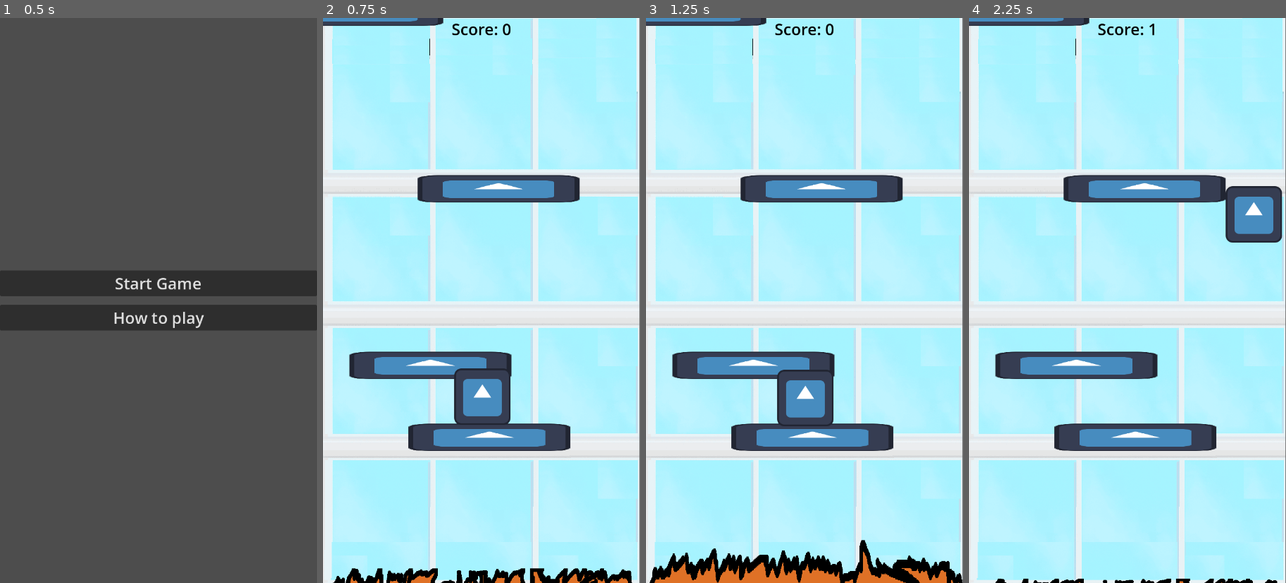
Above: before the commit, frames 1-4 (left to right).
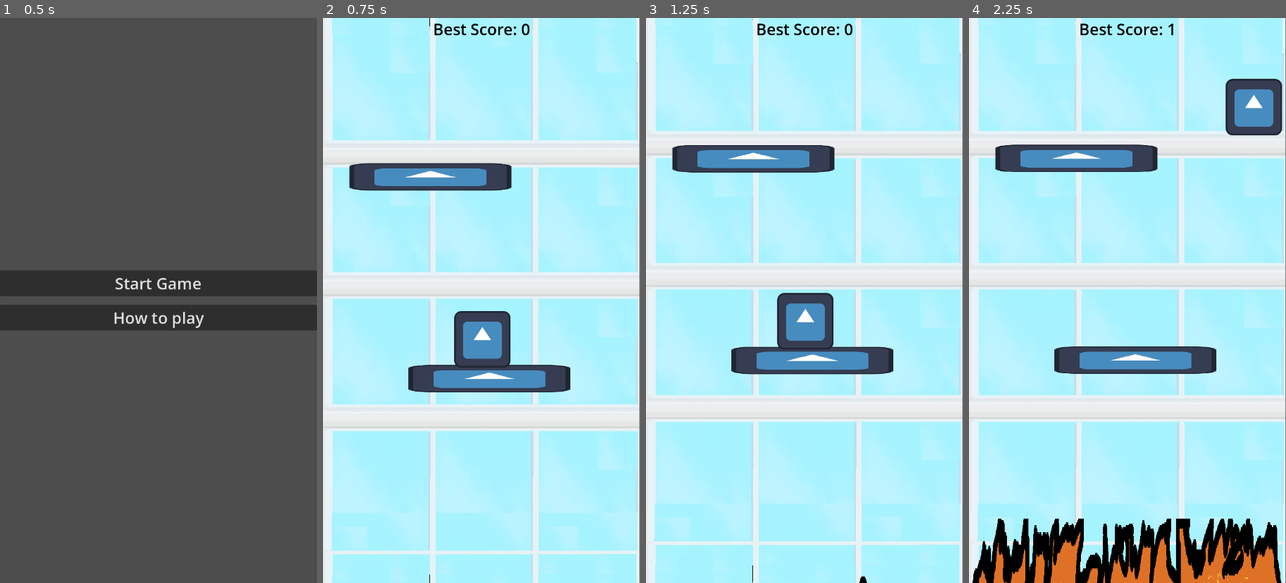
Above: after the commit, the same moments.

Repository: Saul-Caban-UPRM/cgs-gamejam-2025-fall-1
Game: Godot game, scene res://scenes/menu_manager.tscn
Two runs of this game, one before a commit and one after it. Both use one fixed random seed, a clock stepped at 60 frames per second and the inputs below. The engine's default icon, where the game draws it, is replaced by a stand-in: a white triangle on a blue panel in a dark square.
Inputs:
- Up to frame 1 (0.5 s): no input
- Up to frame 2 (0.75 s): click "Start Game" at 0.5 s
- Up to frame 3 (1.25 s): no input
- Up to frame 4 (2.25 s): hold D (Walk_right) from 1.28 s (still down); tap Space (Jump) at 1.52 s

Frame 1 is identical in both runs. In frame 2, 36% of the frame differs, in the area x 0-100%, y 0-100%; in frame 3, 40%; in frame 4, 46%.

Commit message:
Change game logic

Diff:
--- a/scenes/main.tscn
+++ b/scenes/main.tscn
@@ -50,12 +50,16 @@
 fire_hydrant_scene = ExtResource("6_choun")
 player_path = NodePath("../FireFighter")
 camera_node = NodePath("../MainCamera")
+starter_platform_path = NodePath("../Platform")
 
 [node name="Death" type="AudioStreamPlayer" parent="PlatformSpanwer" groups=["Sounds"]]
 stream = ExtResource("5_85g3d")
 
 [node name="Platform" parent="." instance=ExtResource("2_sugp2")]
 position = Vector2(382, 956)
+
+[node name="FireFighter" parent="." groups=["player"] instance=ExtResource("1_0wfyh")]
+position = Vector2(361, 850)
 
 [node name="Fire" parent="." instance=ExtResource("6_tefeu")]
 position = Vector2(364, 1235)
@@ -70,9 +74,6 @@
 position = Vector2(359, 636)
 texture = ExtResource("3_jyhfs")
 
-[node name="FireFighter" parent="." groups=["player"] instance=ExtResource("1_0wfyh")]
-position = Vector2(361, 850)
-
 [node name="EscapeTheFire" type="AudioStreamPlayer" parent="." groups=["Sounds"]]
 stream = ExtResource("8_tipki")
 volume_db = -5.0
--- a/scripts/camera_control.gd
+++ b/scripts/camera_control.gd
@@ -12,13 +12,14 @@
 	player = get_tree().root.find_child("FireFighter", true, false)
 	if not player:
 		return
-	highest_y = global_position.y  # keep the starting camera position
+	highest_y = 500  # keep the starting camera position
 
 func _process(delta):
 	if not player:
 		return
 
 	# Only start tracking after first jump
+
 	if Input.is_action_just_pressed("Jump"):
 		if player.global_position.y < highest_y:
 			jump_started = true
--- a/scripts/fire.gd
+++ b/scripts/fire.gd
@@ -2,13 +2,14 @@
 
 @export var base_growth_speed: float = 50.0         # base speed used for visual growth
 @export var growth_scaling_factor: float = 0.01     # base scalar for visual growth
-@export var fire_rate_multiplier: float = 4.0       # multiply visual growth (increase this to make fire grow faster)
+@export var fire_rate_multiplier: float = 3.5       # multiply visual growth (increase this to make fire grow faster)
 
-@export var collision_growth_multiplier: float = 2.3  # multiply how fast collision extents grow relative to sprite scale
+@export var collision_growth_multiplier: float = 2.0  # multiply how fast collision extents grow relative to sprite scale
 @export var max_visual_scale_y: float = 20.0         # safety clamp for visual scale (avoid runaway)
 @export var min_visual_scale_y: float = 1.0
 
 @export var climb_reduction_factor: float = 0.01    # how much fire recedes when player climbs
+
 
 var player: CharacterBody2D
 var highest_player_y: float
@@ -48,14 +49,6 @@
 	sprite_scale.y = clamp(sprite_scale.y, min_visual_scale_y, max_visual_scale_y)
 	$AnimatedSprite2D.scale = sprite_scale
 
-	# --- Reduce fire if player climbs ---
-	if player.global_position.y < highest_player_y:
-		var climb_diff = highest_player_y - player.global_position.y
-		sprite_scale.y = max(min_visual_scale_y, sprite_scale.y - climb_diff * climb_reduction_factor)
-		highest_player_y = player.global_position.y
-		$AnimatedSprite2D.scale = sprite_scale
-
-	# --- Collision extents grow separately (you can tune collision_growth_multiplier) ---
 	# original_extents is half-size. We compute new extents based on sprite scale and the collision multiplier.
 	var new_extents = Vector2(
 		original_extents.x * sprite_scale.x,
@@ -72,11 +65,24 @@
 
 	# --- Position fire at screen bottom (using extents correctly) ---
 	var viewport_size = get_viewport().get_visible_rect().size
-	var screen_bottom_y = camera.global_position.y + viewport_size.y * 0.80
+	var screen_bottom_y = camera.global_position.y + viewport_size.y * 0.85
 	# position the Area2D so the bottom of the collision aligns with screen bottom
 	position.y = screen_bottom_y - rect_shape.extents.y
 
 
+func reduce_fire(amount: float = 1.0):
+	# Reduce the visual scale by a given amount
+	var sprite_scale = $AnimatedSprite2D.scale
+	sprite_scale.y = max(min_visual_scale_y, sprite_scale.y - amount)
+	$AnimatedSprite2D.scale = sprite_scale
+
+	# Update collision shape accordingly
+	var new_extents = Vector2(
+		original_extents.x * sprite_scale.x,
+		original_extents.y * sprite_scale.y * collision_growth_multiplier
+	)
+	rect_shape.extents = new_extents
+	collision_shape_node.position.y = (new_extents.y - original_extents.y)
 func _on_body_entered(body):
 	if body == player:
 		player_fell()
--- a/scripts/fire_fighter.gd
+++ b/scripts/fire_fighter.gd
@@ -1,7 +1,9 @@
 extends CharacterBody2D
 @export var speed = 300       # horizontal speed
-@export var jump_velocity = -1000
-@export var gravity = 1200
+@export var jump_velocity = -1200
+@export var gravity = 1500
+
+@export var wrap_margin := 0   # optional padding before wrapping
 
 func _physics_process(delta: float) -> void:
 	var direction = 0
@@ -11,11 +13,9 @@
 		direction -= 1
 	if Input.is_action_pressed("Walk_right"):
 		direction += 1
-	#if Input.is_action_just_pressed("Walk_up"):
-		#velocity.y = -1 * 1000
-	#Testing if the map kept going
 
 	velocity.x = direction * speed
+
 	# Gravity
 	if not is_on_floor():
 		velocity.y += gravity * delta
@@ -27,3 +27,11 @@
 
 	# Move the character
 	move_and_slide()
+
+	# --- Screen wrapping ---
+	var screen_width = get_viewport().get_visible_rect().size.x
+
+	if global_position.x < -wrap_margin:
+		global_position.x = screen_width + wrap_margin
+	elif global_position.x > screen_width + wrap_margin:
+		global_position.x = -wrap_margin
--- a/scripts/fire_hydrants.gd
+++ b/scripts/fire_hydrants.gd
@@ -8,4 +8,9 @@
 func _on_body_entered(body: Node) -> void:
 	if body.is_in_group("player"):
 		GlobalScript.score += score_value
+		# Tell fire to shrink
+		var fire = get_tree().root.find_child("Fire", true, false)  # adjust if your fire node has a different name
+		if fire:
+			fire.reduce_fire(5.0)  # shrink by 2 units, tweak as needed
+
 		queue_free()
--- a/scripts/main.gd
+++ b/scripts/main.gd
@@ -15,7 +15,7 @@
 		if GlobalScript.Maxscore < GlobalScript.score:
 			GlobalScript.Maxscore = GlobalScript.score
 func _process(delta: float) -> void:
-	score_label.text = "Score: " + str(GlobalScript.Maxscore)
+	score_label.text = "Best Score: " + str(GlobalScript.Maxscore)
 #
 #
 #
--- a/scripts/platform_spanwer.gd
+++ b/scripts/platform_spanwer.gd
@@ -8,24 +8,34 @@
 @export var max_x: float = 620.0
 @export var y_spacing: float = 400.0
 @export var hydrant_chance: float = 0.3  # 30% chance per platform
+@export var starter_platform_path: NodePath
 
 var player: CharacterBody2D
 var next_spawn_y: float
 var platforms: Array = []
 var hydrants: Array = []
+var platform_count: int = 0
 
 func _ready():
 	if player_path != NodePath(""):
 		player = get_node_or_null(player_path)
 	else:
-		# fallback: try to find your player by name if not set in inspector
 		player = get_tree().root.find_child("FireFighter", true, false)
 
-	if player:
-		next_spawn_y = player.global_position.y
-	else:
+	# Get starter platform Y
+	var starter_platform_y = 0.0
+	if starter_platform_path != NodePath(""):
+		var starter_platform = get_node_or_null(starter_platform_path)
+		if starter_platform:
+			starter_platform_y = starter_platform.global_position.y
+		else:
+			push_error("Starter platform not found!")
+
+	# Initialize next_spawn_y **y_spacing above starter platform**
+	next_spawn_y = starter_platform_y - y_spacing
+
+	if not player:
 		push_error("Player not found! Did you set 'player_path' in the Inspector?")
-		next_spawn_y = 0.0
 
 func _process(delta):
 	if not player:
@@ -39,6 +49,8 @@
 	cleanup_platforms_and_hydrants()
 
 func spawn_platform_and_hydrant(y_pos: float):
+	platform_count += 1
+
 	var x_pos = randf_range(min_x, max_x)
 
 	# Platform
@@ -47,13 +59,14 @@
 	add_child(platform)
 	platforms.append(platform)
 
-	# Hydrant
-	if randi_range(0, 100) < hydrant_chance * 100:
+	# Spawn hydrant every 2 platforms
+	if platform_count % 2 == 0:
 		var hydrant = fire_hydrant_scene.instantiate()
 		var opposite_x = max_x - (x_pos - min_x)
 		hydrant.global_position = Vector2(opposite_x, y_pos - 80)
 		add_child(hydrant)
 		hydrants.append(hydrant)
+
 
 func cleanup_platforms_and_hydrants():
 	if not camera_node:
